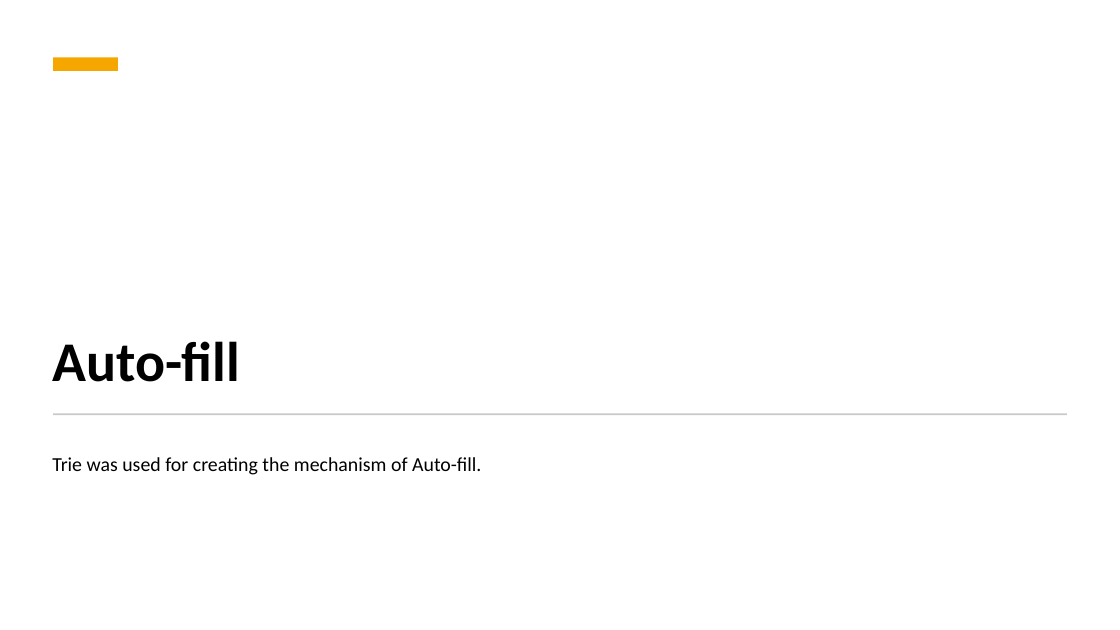
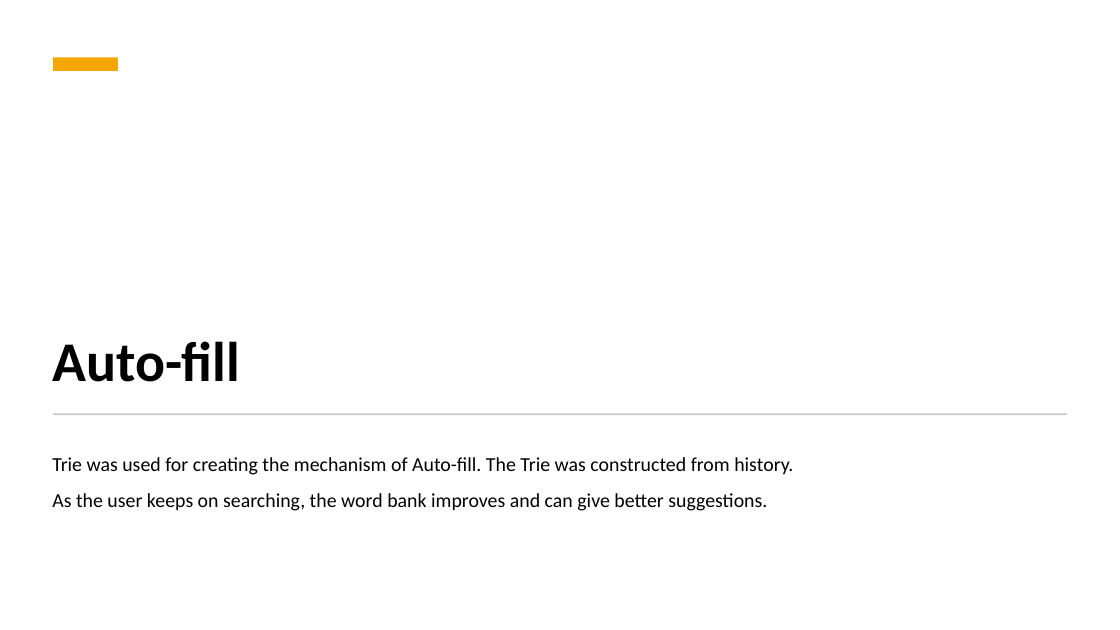
Before and after one commit to hamzaBaig1998/ACCWebSearchEngine, a slide deck: slide 11 of presentation/Group14_websearchengine_presentation.pptx. Drawn at 1120x630 pixels with LibreOffice and Linux fonts; fonts in the diff are those of the drawing. Boxes give left, top, right and bottom in pixels: in the first picture for what was removed or moved away, otherwise in the second. Text is boxed around its words. In the diff, an @@ line names an element or a change of style, - is before the commit and + after.

Commit message:
Updated presentation

```diff
--- a/presentation/Group14_websearchengine_presentation.pptx
+++ b/presentation/Group14_websearchengine_presentation.pptx
@@ subtitle at (52, 457, 793, 511): text changed @@
-Trie was used for creating the mechanism of Auto-fill.
+Trie was used for creating the mechanism of Auto-fill. The Trie was constructed from history.
+As the user keeps on searching, the word bank improves and can give better suggestions.
```
Also in this commit, not shown: 2 other slides changed, 2 slides added, 1 slide removed.
